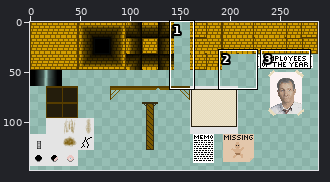
Sprite sheet, stored at sprites/tileset.png. Above: a wide view before the commit, with the close-up outlined.
Close-up. Before:
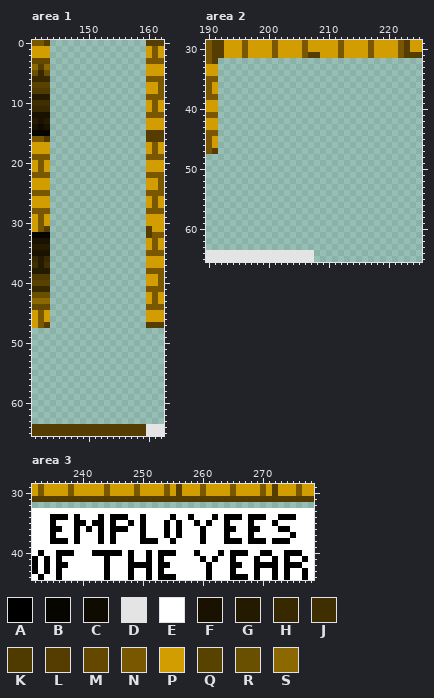
The file is 288x160 pixels. Colours within 5 levels of each other are drawn and written as one. Shown: area 1: x 141..162, y 0..65; area 2: x 190..225, y 29..65; area 3: x 232..278, y 29..44. The wide view leaves out empty margins.
Palette (. is transparent): A #000000  B #070500  C #0f0b00  D #e4e4e4  E #ffffff  F #191200  G #231a00  H #372800  J #3e2e00  K #4f3b00  L #553c00  M #644800  N #785700  P #d29d00  Q #584200  R #694f00  S #8c6900
Pixels before, area 1, first column x 141:
 0 NNL................LLL
 1 PPP................PNP
 2 PPP................PNP
 3 MMM................NNN
 4 SLS................PPP
 5 RHR................PPP
 6 HHH................NNN
 7 QQQ................PPN
 8 KKK................PPN
 9 GGG................NNN
10 JJJ................PNP
11 HHH................PNP
12 FFF................NNN
13 GFG................PPP
14 FCF................PPP
15 BBB................LLL
16 NNL................LLL
17 PPP................PNP
18 PPP................PNP
19 NNN................NNN
20 PNP................PPP
21 PNP................PPP
22 NNN................NNN
23 PPP................PPN
24 PPP................PPN
25 NNN................NNN
26 PPP................PNP
27 PPP................PNP
28 NNN................NNN
29 PNP................PPP
30 PNP................PPP
31 PNL................LPP
32 BBB................LNN
33 FFF................PNP
34 GGG................PNP
35 FFF................NNN
36 HGH................PPP
37 JGJ................PPP
38 GGG................NNN
39 KKK................PPN
40 QQQ................PPN
41 HHH................NNN
42 RRR................PNP
43 SSS................PNP
44 MMM................NNN
45 PNP................PPP
46 PNP................PPP
47 PNL................LLL
48 ......................
49 ......................
50 ......................
51 ......................
52 ......................
53 ......................
54 ......................
55 ......................
56 ......................
57 ......................
58 ......................
59 ......................
60 ......................
61 ......................
62 ......................
63 ......................
64 LLLLLLLLLLLLLLLLLLLDDD
65 LLLLLLLLLLLLLLLLLLLDDD
Pixels before, area 2, first column x 190:
29 NLLPPPNPPPPNPPPPNPPPPPNPPPPNPPPPNLPP
30 NLLPPPNPPPPNPPPPNPPPPPNPPPPNPPPPNLPP
31 NLLPPPNPPPPNPPPPNLLPPPNPPPPNPPPPNLLL
32 NL..................................
33 PP..................................
34 PP..................................
35 NN..................................
36 NP..................................
37 NP..................................
38 NN..................................
39 PP..................................
40 PP..................................
41 NN..................................
42 PP..................................
43 PP..................................
44 NN..................................
45 NP..................................
46 NP..................................
47 NL..................................
48 ....................................
49 ....................................
50 ....................................
51 ....................................
52 ....................................
53 ....................................
54 ....................................
55 ....................................
56 ....................................
57 ....................................
58 ....................................
59 ....................................
60 ....................................
61 ....................................
62 ....................................
63 ....................................
64 DDDDDDDDDDDDDDDDDD..................
65 DDDDDDDDDDDDDDDDDD..................
Pixels before, area 3, first column x 232:
29 PNPPPPNPPPPPNPPPPNPPPPNPLPPPNPPPPNPPPPNPLPPPNPP
30 PNPPPPNPPPPPNPPPPNPPPPNPLPPPNPPPPNPPPPNPLPPPNPP
31 LLLLLLLLLLLLLLLLLLLLLLLLLLLLLLLLLLLLLLLLLLLLLLL
32 ...............................................
33 EEEEEEEEEEEEEEEEEEEEEEEEEEEEEEEEEEEEEEEEEEEEEEE
34 EEEAAAEAEEEAEAAAEEAEEEEAEEAEEEAEAAAEAAAEEAAAEEE
35 EEEAEEEAAEAAEAEEAEAEEEAEAEEAEAEEAEEEAEEEAEEEEEE
36 EEEAAEEAEAEAEAAAEEAEEEAEAEEEAEEEAAEEAAEEEAAEEEE
37 EEEAEEEAEEEAEAEEEEAEEEAEAEEEAEEEAEEEAEEEEEEAEEE
38 EEEAAAEAEEEAEAEEEEAAAEEAEEEEAEEEAAAEAAAEAAAEEEE
39 EEEEEEEEEEEEEEEEEEEEEEEEEEEEEEEEEEEEEEEEEEEEEEE
40 EAEEAAAEEEAAAAAEAEEAEAAAEEEAEEEAEAAAEEAAEEAAAEE
41 AEAEAEEEEEEEAEEEAEEAEAEEEEEEAEAEEAEEEAEEAEAEEAE
42 AEAEAAEEEEEEAEEEAAAAEAAEEEEEEAEEEAAEEAAAAEAAAEE
43 AEAEAEEEEEEEAEEEAEEAEAEEEEEEEAEEEAEEEAEEAEAEEAE
44 EAEEAEEEEEEEAEEEAEEAEAAAEEEEEAEEEAAAEAEEAEAEEAE
Now the later version:
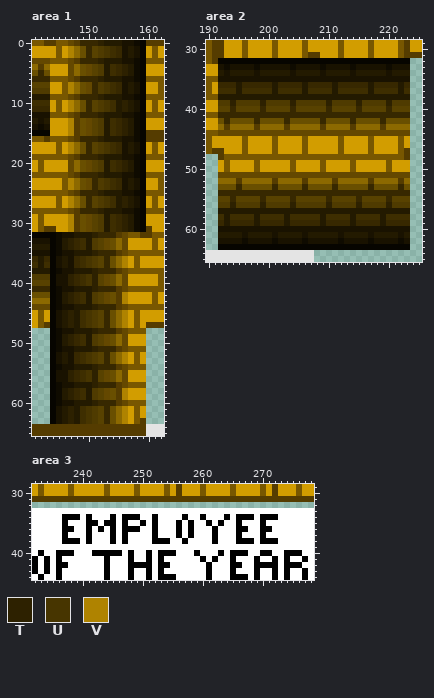
Colours new in this view: T #2d2100  U #473500  V #af8300
Changes in this commit:
Changed rows in their new state; - is an unchanged pixel.
Area 1:
first column x 144:
 0 LNNMLHHHTGGGFFCB
 1 PNPVSRHQKUJHFGFB
 2 PNPVSRHQKUJHFGFB
 3 NNNMLHHHTGGGFFCB
 4 PPPMSRMQKGJHTGCB
 5 PPPMSRMQKGJHTGCB
 6 NNNMLHHHTGGGFFCB
 7 PPNVSRMHKUJHFGFB
 8 PPNVSRMHKUJHFGFB
 9 NNNMLHHHTGGGFFCB
10 PNPVSRHQKUJGTGFB
11 PNPVSRHQKUJGTGFB
12 NNNMLHHHTGGGFFCB
13 PPPVLRMQKGJHTGCB
14 PPPVLRMQKGJHTGCB
15 PPPVLRMQKGJHTGCB
16 NNNMLHHHTGGGFFCB
17 PNPVSRHQKUJHFGFB
18 PNPVSRHQKUJHFGFB
19 NNNMLHHHTGGGFFCB
20 PPPMSRMQKGJHTGCB
21 PPPMSRMQKGJHTGCB
22 NNNMLHHHTGGGFFCB
23 PPNVSRMHKUJHFGFB
24 PPNVSRMHKUJHFGFB
25 NNNMLHHHTGGGFFCB
26 PNPVSRHQKUJGTGFB
27 PNPVSRHQKUJGTGFB
28 NNNMLHHHTGGGFFCB
29 PPPVLRMQKGJHTGCB
30 PPPVLRMQKGJHTGCB
31 LPPVLRMQKGJHTGCB
32 BCFFGGGTHHHLMNNL
33 BCGTHJGKQMRSMPPP
34 BCGTHJGKQMRSMPPP
35 BCFFGGGTHHHLMNNN
36 BFGFHJUKQHRSVPNP
37 BFGFHJUKQHRSVPNP
38 BCFFGGGTHHHLMNNN
39 BFFTHJUTQMRSMPPP
40 BFFTHJUTQMRSMPPP
41 BCFFGGGTHHHLMNNN
42 BCGTHJGKQMRLVPPP
43 BCGTHJGKQMRLVPPP
44 BCFFGGGTHHHLMNNN
45 BFGTGJUKQHRSVPNP
46 BFGTGJUKQHRSVPNP
47 BFGTGJUKQHRSVPNP
48 BCFFGGGTHHHLMNNN
49 BCGTHJGKQMRSMPPP
50 BCGTHJGKQMRSMPPP
51 BCFFGGGTHHHLMNNN
52 BFGFHJUKQHRSVPNP
53 BFGFHJUKQHRSVPNP
54 BCFFGGGTHHHLMNNN
55 BFFTHJUTQMRSMPPP
56 BFFTHJUTQMRSMPPP
57 BCFFGGGTHHHLMNNN
58 BCGTHJGKQMRLVPPP
59 BCGTHJGKQMRLVPPP
60 BCFFGGGTHHHLMNNN
61 BFGTGJUKQHRSVPNP
62 BFGTGJUKQHRSVPNP
63 BFGTGJUKQHRSVPNL
Area 2:
first column x 192:
32 BBBBBBBBBBBBBBBBBBBBBBBBBBBBBBBB
33 FCFFFFCFFFFFCFFFFCFFFFCFFFFFCFFF
34 GFGGGGFGGGGGFGGGGFGGGGFGGGGGFGGG
35 FFFFFFFFFFFFFFFFFFFFFFFFFFFFFFFF
36 HHHGHHHHHGHHHHGHHHHGHHHHHGHHHHGH
37 JJJGJJJJJGJJJJGJJJJGJJJJJGJJJJGJ
38 GGGGGGGGGGGGGGGGGGGGGGGGGGGGGGGG
39 KKTKKKKTKKKKTKKKKKTKKKKTKKKKTKKK
40 QQHQQQQHQQQQHQQQQQHQQQQHQQQQHQQQ
41 HHHHHHHHHHHHHHHHHHHHHHHHHHHHHHHH
42 RHRRRRHRRRRHRRRRRHRRRRHRRRRHRRRR
43 SLSSSSLSSSSLSSSSSLSSSSLSSSSLSSSS
44 MMMMMMMMMMMMMMMMMMMMMMMMMMMMMMMM
45 PPPPNPPPPNPPPPNPPPPPNPPPPNPPPPNP
46 PPPPNPPPPNPPPPNPPPPPNPPPPNPPPPNP
47 LPPPNPPPPNPPPPNPPPPPNPPPPNPPPPNL
48 LNNNNNNNNNNNNNNNNNNNNNNNNNNNNNNL
49 PNPPPPNPPPPPNPPPPNPPPPNPPPPPNPPP
50 PNPPPPNPPPPPNPPPPNPPPPNPPPPPNPPP
51 MMMMMMMMMMMMMMMMMMMMMMMMMMMMMMMM
52 SSSLSSSSSLSSSSLSSSSLSSSSSLSSSSLS
53 RRRHRRRRRHRRRRHRRRRHRRRRRHRRRRHR
54 HHHHHHHHHHHHHHHHHHHHHHHHHHHHHHHH
55 QQHQQQQHQQQQHQQQQQHQQQQHQQQQHQQQ
56 KKTKKKKTKKKKTKKKKKTKKKKTKKKKTKKK
57 GGGGGGGGGGGGGGGGGGGGGGGGGGGGGGGG
58 JGJJJJGJJJJGJJJJJGJJJJGJJJJGJJJJ
59 HGHHHHGHHHHGHHHHHGHHHHGHHHHGHHHH
60 FFFFFFFFFFFFFFFFFFFFFFFFFFFFFFFF
61 GGGGFGGGGFGGGGFGGGGGFGGGGFGGGGFG
62 FFFFCFFFFCFFFFCFFFFFCFFFFCFFFFCF
63 BBBBBBBBBBBBBBBBBBBBBBBBBBBBBBBB
Area 3:
first column x 235:
34 EE-A--A-E--E-AAE-A--E-AE-A-E--E-A-E-AAEEE
35 E-A-EEA-EA--AE---A-E---AE---AE-A-E-A-E---
36 EEAAE------E-AAE-A-E---A-E-A-EEAAEEAA-EE-
37 E-A-E-A-E---A--E-A-E---A-E-A-E-A-E-A----E
38 EE-A--A-E---A--EE-AAE-A--E-A-EE-A-E-A-EE-
